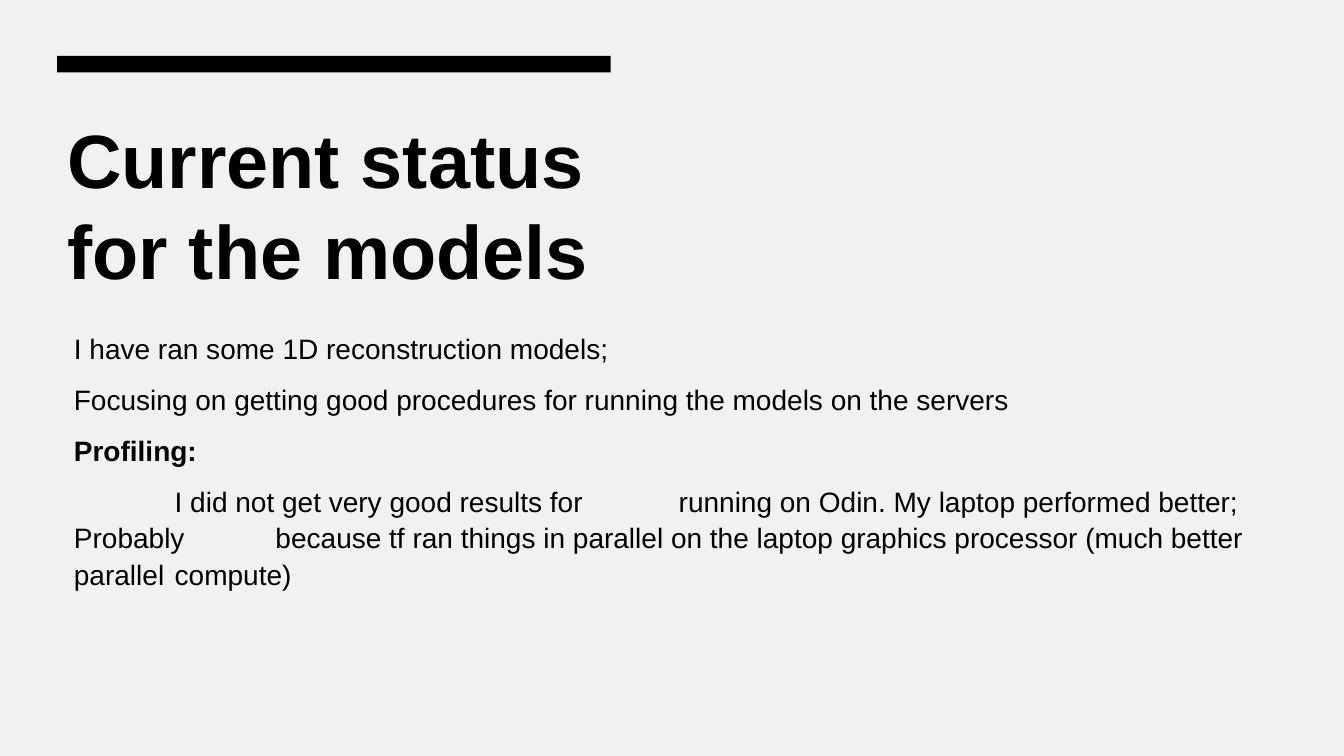
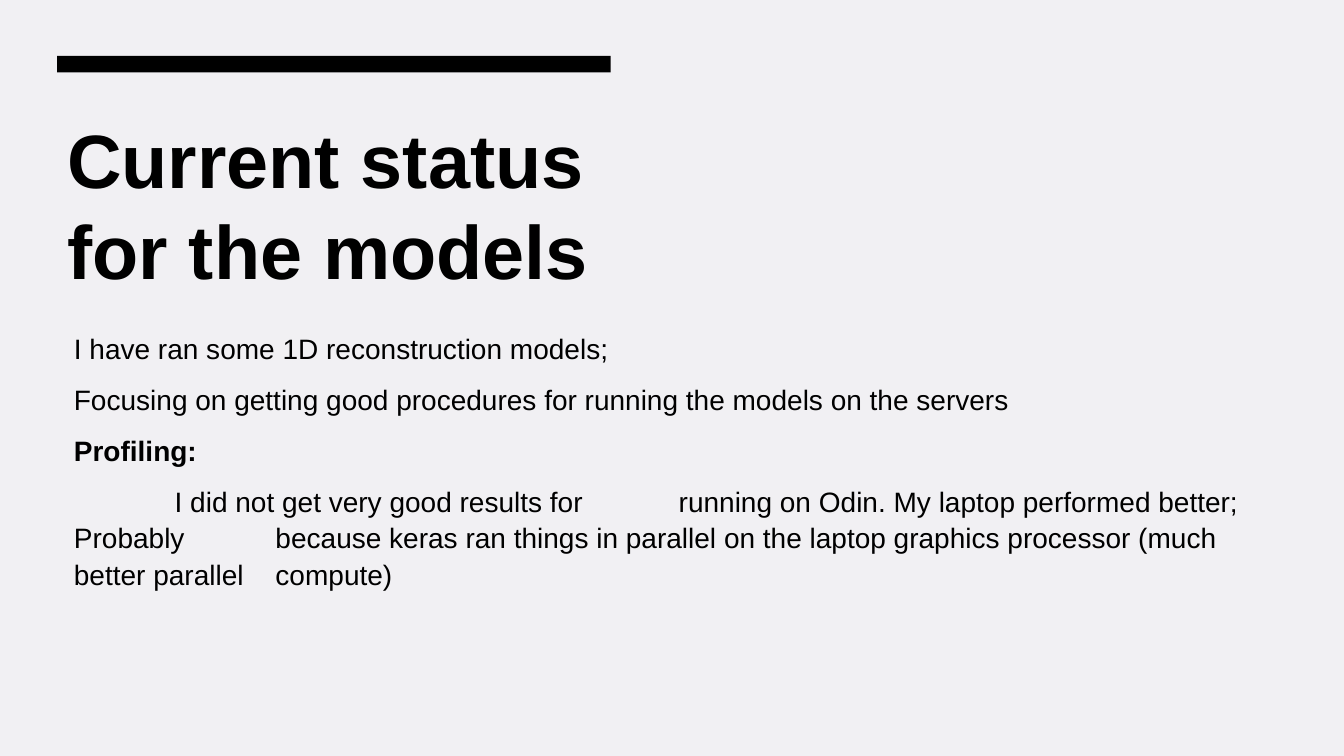
Before and after one commit to sjurmsc/MSC2023, a slide deck: slide 5 of Meeting Presentations/06.10.2022_General_meeting.pptx (slide 4 before the commit). Drawn at 1344x756 pixels with LibreOffice and Linux fonts; fonts in the diff are those of the drawing. Boxes give left, top, right and bottom in pixels: in the first picture for what was removed or moved away, otherwise in the second. Text is boxed around its words. In the diff, an @@ line names an element or a change of style, - is before the commit and + after.

```diff
--- a/Meeting Presentations/06.10.2022_General_meeting.pptx
+++ b/Meeting Presentations/06.10.2022_General_meeting.pptx
@@ text at (74,491,1237,591): text changed @@
-I did not get very good results for running on Odin. My laptop performed better; Probably because tf ran things in parallel on the laptop graphics processor (much better parallel compute)
+I did not get very good results for running on Odin. My laptop performed better; Probably because keras ran things in parallel on the laptop graphics processor (much better parallel compute)
```
Also in this commit, not shown: 9 other slides changed, 6 slides added, 1 slide removed, 4 other files.
